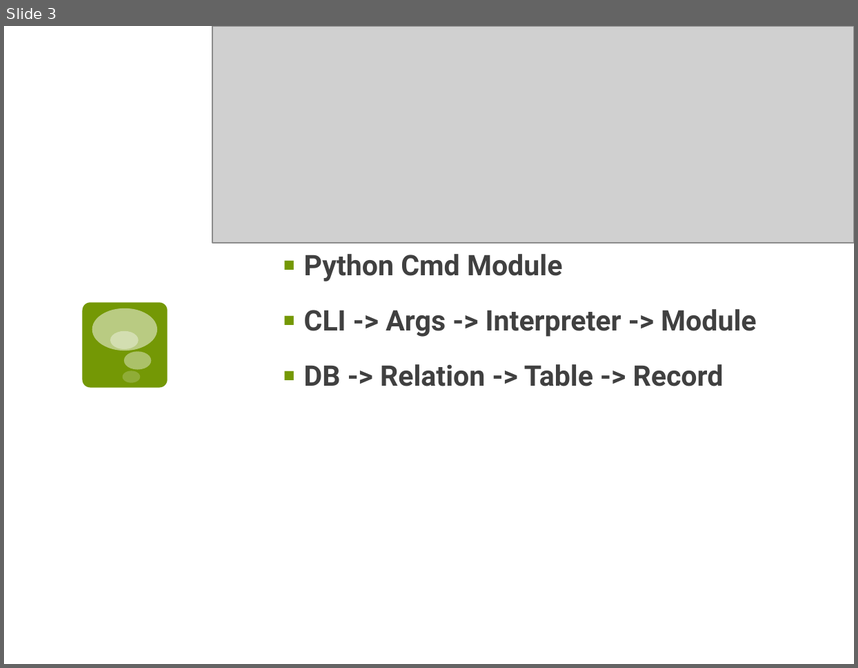
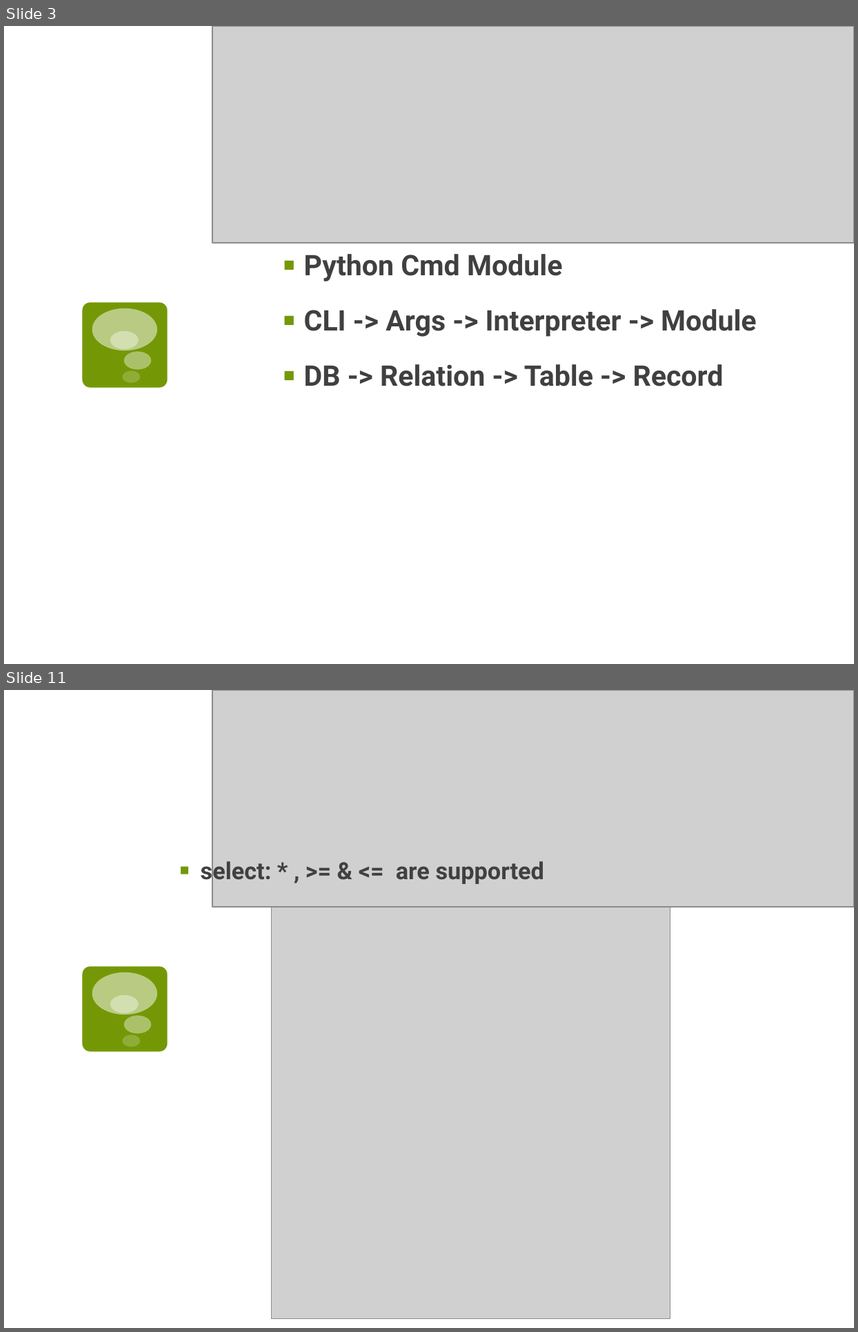
Before and after one commit to geniousisme/PySQL, a slide deck: PySQL_Intro.pptx. Shown one above the other, each under a label of ours: slide 3 before the commit, slides 3 and 11 after it; the slides between them are not shown. The pictures are 858x668 and 858x1332 pixels, drawn with LibreOffice and Linux fonts; fonts in the diff are those of the drawing; grey boxes stand for pictures. Boxes give left, top, right and bottom in pixels: in the first picture for what was removed or moved away, otherwise in the second. Text is boxed around its words. In the diff, an @@ line names an element or a change of style, - is before the commit and + after.

```diff
--- a/PySQL_Intro.pptx
+++ b/PySQL_Intro.pptx
@@ slide 11 added at <box>4,690,854,1328</box>, background #FFFFFF; not listed: 5 template elements that a slide beside it also shows @@
@@ picture added at <box>212,690,854,907</box> @@
@@ text added at <box>201,858,544,885</box>, 20 pt, text #404040, bold @@
+▪ select: * , >= & <= are supported
@@ picture added at <box>272,907,671,1318</box> @@
```
Also in this commit, not shown: 3 slides changed, 7 other slides added, 20 other files.
